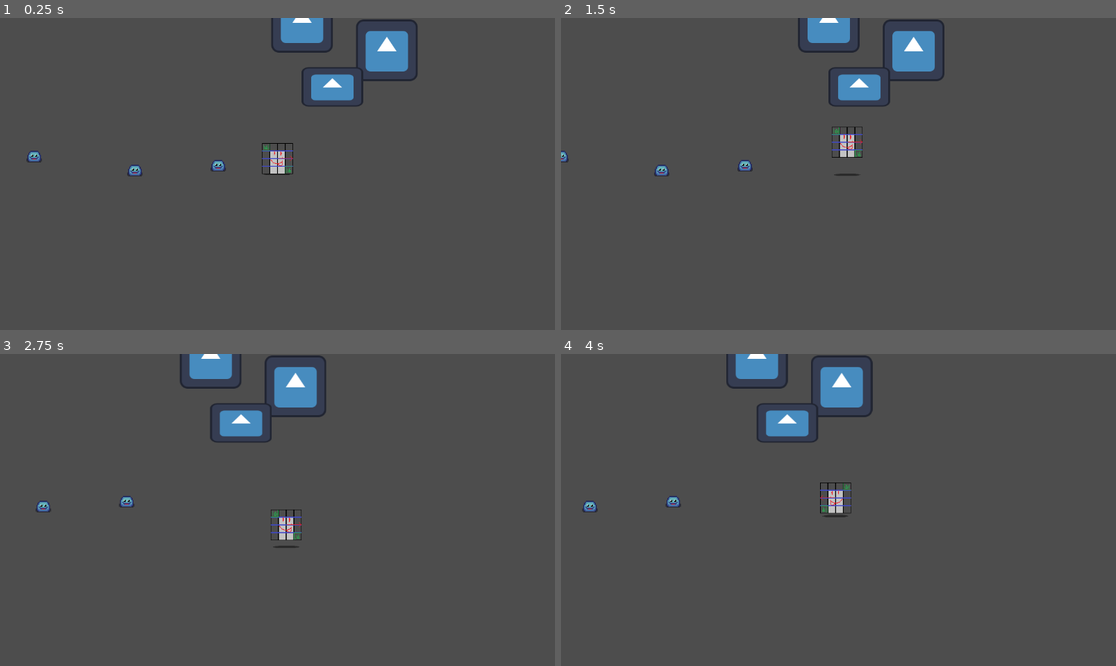
Above: before the commit, frames 1-4 (two rows, left to right).
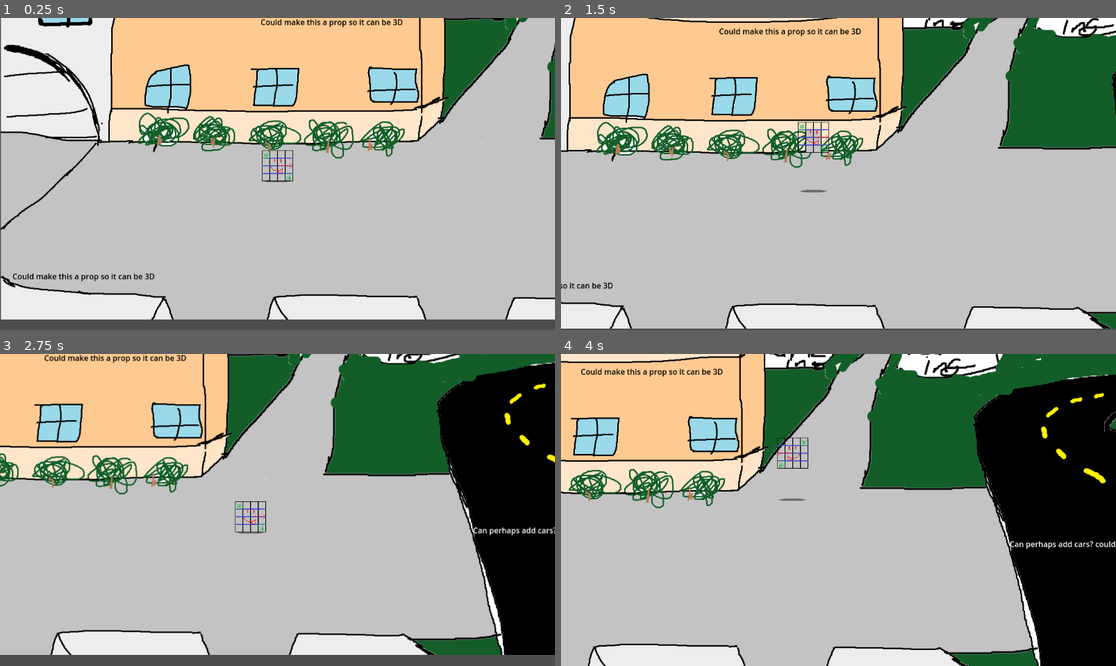
Above: after the commit, the same moments.

Repository: nicojude2005/RowdyBrawl
Game: Godot game, scene res://Level1/level_1.tscn
Two runs of this game, one before a commit and one after it. Both use one fixed random seed, a clock stepped at 60 frames per second and the inputs below. Before the commit the project starts from res://scenes/world_root.tscn. The engine's default icon, where the game draws it, is replaced by a stand-in: a white triangle on a blue panel in a dark square.
Inputs:
- Up to frame 1 (0.25 s): no input
- Up to frame 2 (1.5 s): hold D (right) 0.53-1.28 s; tap F (heavyAttack) at 0.6 s; tap Space (jump) at 0.77, 1.07 s; tap E (lightAttack) at 0.8, 1.35 s; hold S (down) from 1.28 s (still down)
- Up to frame 3 (2.75 s): tap Space (jump) at 1.52, 1.55, 1.82, 2.1 s; release S (down) at 2.03 s; hold D (right) from 2.03 s (still down); tap F (heavyAttack) at 2.3 s
- Up to frame 4 (4 s): release D (right) at 2.78 s; hold W (up) 2.78-3.53 s; tap F (heavyAttack) at 2.85 s; tap Space (jump) at 3.02, 3.32, 3.77, 3.8 s; tap E (lightAttack) at 3.05, 3.6 s; hold A (left) from 3.53 s (still down)

The runs differ from the first frame. In frame 1, 96% of the frame differs, in the area x 0-100%, y 0-97%; in frame 2, 99%; in frame 3, 96%; in frame 4, 99%, in the area x 0-100%, y 0-100%.

Commit message:
BASIC LEVEL
- kinda added a template for the first level
- only half of it is done atm
- also fixed up the camera to have bounds, and it eases between the bounds

Diff:
--- /dev/null
+++ b/rowdybrawl/Level1/level_1.tscn
@@ -0,0 +1,114 @@
+[gd_scene load_steps=11 format=3 uid="uid://cqq8uovueylvg"]
+
+[ext_resource type="PackedScene" uid="uid://b5c8708romg66" path="res://scenes/playerAssociated/the_player.tscn" id="1_dgsmt"]
+[ext_resource type="Texture2D" uid="uid://byohiugj7t85y" path="res://Level1/levelSprites/level1Screen1Larger.png" id="2_im851"]
+
+[sub_resource type="RectangleShape2D" id="RectangleShape2D_im851"]
+size = Vector2(867, 85)
+
+[sub_resource type="RectangleShape2D" id="RectangleShape2D_5mv53"]
+size = Vector2(402.09744, 65.93646)
+
+[sub_resource type="RectangleShape2D" id="RectangleShape2D_e0h6v"]
+size = Vector2(355, 85)
+
+[sub_resource type="RectangleShape2D" id="RectangleShape2D_qtbmi"]
+size = Vector2(321, 78)
+
+[sub_resource type="RectangleShape2D" id="RectangleShape2D_opkmy"]
+size = Vector2(253, 74)
+
+[sub_resource type="RectangleShape2D" id="RectangleShape2D_2h3pg"]
+size = Vector2(86, 331)
+
+[sub_resource type="RectangleShape2D" id="RectangleShape2D_i80g2"]
+size = Vector2(4324, 72)
+
+[sub_resource type="RectangleShape2D" id="RectangleShape2D_jvwuh"]
+size = Vector2(777.48883, 278.24)
+
+[node name="Level1" type="Node2D"]
+
+[node name="RichTextLabel2" type="RichTextLabel" parent="."]
+offset_left = 54.0
+offset_top = -251.0
+offset_right = 350.0
+offset_bottom = -211.0
+theme_override_colors/default_color = Color(0, 0, 0, 1)
+text = "Could make this a prop so it can be 3D
+"
+fit_content = true
+autowrap_mode = 0
+
+[node name="thePlayer" parent="." instance=ExtResource("1_dgsmt")]
+position = Vector2(89, 91)
+
+[node name="Sprite2D" type="Sprite2D" parent="."]
+z_index = -4096
+position = Vector2(2187, 5)
+texture = ExtResource("2_im851")
+
+[node name="level1TallCollision" type="StaticBody2D" parent="Sprite2D"]
+position = Vector2(-2, 1)
+collision_layer = 3
+collision_mask = 3
+
+[node name="CollisionShape2D" type="CollisionShape2D" parent="Sprite2D/level1TallCollision"]
+position = Vector2(-2239.5, -37.5)
+shape = SubResource("RectangleShape2D_im851")
+
+[node name="CollisionShape2D2" type="CollisionShape2D" parent="Sprite2D/level1TallCollision"]
+position = Vector2(-1700, -168.00002)
+rotation = -0.85400605
+shape = SubResource("RectangleShape2D_5mv53")
+
+[node name="CollisionShape2D3" type="CollisionShape2D" parent="Sprite2D/level1TallCollision"]
+position = Vector2(-2504, 360)
+shape = SubResource("RectangleShape2D_e0h6v")
+
+[node name="CollisionShape2D4" type="CollisionShape2D" parent="Sprite2D/level1TallCollision"]
+position = Vector2(-1956.5, 363)
+shape = SubResource("RectangleShape2D_qtbmi")
+
+[node name="CollisionShape2D5" type="CollisionShape2D" parent="Sprite2D/level1TallCollision"]
+position = Vector2(-1486, 369)
+shape = SubResource("RectangleShape2D_opkmy")
+
+[node name="CollisionShape2D6" type="CollisionShape2D" parent="Sprite2D/level1TallCollision"]
+position = Vector2(-2714, 155)
+shape = SubResource("RectangleShape2D_2h3pg")
+
+[node name="CollisionShape2D7" type="CollisionShape2D" parent="Sprite2D/level1TallCollision"]
+position = Vector2(10, -325)
+shape = SubResource("RectangleShape2D_i80g2")
+
+[node name="CollisionShape2D8" type="CollisionShape2D" parent="Sprite2D/level1TallCollision"]
+position = Vector2(-503, 411)
+shape = SubResource("RectangleShape2D_i80g2")
+
+[node name="CollisionShape2D9" type="CollisionShape2D" parent="Sprite2D/level1TallCollision"]
+position = Vector2(1774, -17.000015)
+rotation = 1.1259674
+shape = SubResource("RectangleShape2D_jvwuh")
+
+[node name="RichTextLabel" type="RichTextLabel" parent="."]
+offset_left = -461.0
+offset_top = 277.0
+offset_right = -165.0
+offset_bottom = 317.0
+theme_override_colors/default_color = Color(0, 0, 0, 1)
+text = "Could make this a prop so it can be 3D
+"
+fit_content = true
+autowrap_mode = 0
+
+[node name="RichTextLabel3" type="RichTextLabel" parent="."]
+offset_left = 944.0
+offset_top = 107.0
+offset_right = 1240.0
+offset_bottom = 147.0
+theme_override_colors/default_color = Color(1, 1, 1, 1)
+text = "Can perhaps add cars? could be silly
+"
+fit_content = true
+autowrap_mode = 0
--- a/rowdybrawl/project.godot
+++ b/rowdybrawl/project.godot
@@ -11,7 +11,7 @@
 [application]
 
 config/name="RowdyBrawl"
-run/main_scene="uid://v6gwxb55ikb1"
+run/main_scene="uid://cqq8uovueylvg"
 config/features=PackedStringArray("4.5", "Forward Plus")
 config/icon="res://sprites/icon.svg"
 
--- a/rowdybrawl/scripts/camera_manager.gd
+++ b/rowdybrawl/scripts/camera_manager.gd
@@ -4,5 +4,24 @@
 @onready var playerReference : player = self.get_parent()
 @onready var camera2d: Camera2D = $Camera2D
 
+#reminder that smaller values correspond to higher up on the screen
+var topLimit := -70
+var bottomLimit := 20.0
+
+var topOfStage := -167.0
+var bottomOfStage := 300.0
+
+var leftSideStop := 100.0
+var rightSideStop := 3700.0
+
+var trackPos : Vector2
+
 func _process(_delta: float) -> void:
-	camera2d.position.x = playerReference.playerBody.position.x
+	trackPos = playerReference.hit_box.global_position
+
+	if trackPos.x > leftSideStop and trackPos.y < rightSideStop:
+		camera2d.position.x = trackPos.x
+
+	if trackPos.y > topOfStage and trackPos.y < bottomOfStage:
+		camera2d.position.y = lerpf(topLimit, bottomLimit, (trackPos.y - topOfStage) / (bottomOfStage - topOfStage))
+		#camera2d.position.y = trackPos.y
--- a/rowdybrawl/scripts/enemy.gd
+++ b/rowdybrawl/scripts/enemy.gd
@@ -55,23 +55,23 @@
 		applyFrictionX()
 		applyFrictionY()
 
-	if hitTimer <= 0 and stun_timer <= 0:
-		spawnAttack(ENEMY_EXAMPLE_ATTACK, .2, 1, 10)
-		hitTimer = 2;
-	elif stun_timer <= 0:
-		hitTimer -= delta
+	#if hitTimer <= 0 and stun_timer <= 0:
+		#spawnAttack(ENEMY_EXAMPLE_ATTACK, .2, 1, 10)
+		#hitTimer = 2;
+	#elif stun_timer <= 0:
+		#hitTimer -= delta
 
 	# Only chase if not stunned
-	if chase and playerRef and stun_timer <= 0 and enemy_alive:
-		var direction = (playerRef.global_position - global_position).normalized()
-
-		#velocity = direction * speed
-		animated_sprite_2d.play("walk")
-		animated_sprite_2d.flip_h = global_position.x > playerRef.global_position.x
-	else:
-		if  stun_timer > 0:
-			#velocity = Vector2.ZERO
-			animated_sprite_2d.play("idle")
+	#if chase and playerRef and stun_timer <= 0 and enemy_alive:
+		#var direction = (playerRef.global_position - global_position).normalized()
+#
+		##velocity = direction * speed
+		#animated_sprite_2d.play("walk")
+		#animated_sprite_2d.flip_h = global_position.x > playerRef.global_position.x
+	#else:
+		#if  stun_timer > 0:
+			##velocity = Vector2.ZERO
+			#animated_sprite_2d.play("idle")
 
 	# Combine movement and knockback
 	if !grounded:
--- a/rowdybrawl/scripts/the_player.gd
+++ b/rowdybrawl/scripts/the_player.gd
@@ -9,7 +9,6 @@
 @onready var rich_text_label: RichTextLabel = $playerBody/RichTextLabel
 @onready var shadow: Sprite2D = $playerBody/shadow
 @onready var hit_box: Node2D = $playerBody/hitBox
-@onready var enemy_attack_cooldown_timer: Timer = $playerBody/enemy_attack_cooldown_timer
 
 const LIGHT_ATTACK = preload("uid://cclox11udehj4")
 const HEAVY_ATTACK = preload("uid://df6js1m8i34eb")
@@ -22,16 +21,16 @@
 var player_alive = true
 
 var facingDir = 1
-var maxSpeed = 100
+var maxSpeed = 200
 var accelaration = 20
-var groundFriction = 10      # these set up basic ground movement
+var groundFriction = 15   # these set up basic ground movement
 var yReductionPercent = 0.7
 
 var playerYPosition : float = 0.0
 var playerYVelocity : float = 0.0 # to handle movement in the (half-fake) Z direction
 
 var grounded = true                # handles jumping and falling
-var jumpVelocity : float = 300
+var jumpVelocity : float = 400
 var gravity: int = ProjectSettings.get_setting("physics/2d/default_gravity")
 
 var stun_timer := 0.0
@@ -91,7 +90,7 @@
 				playerBody.velocity.x += accelaration
 
 	if Input.is_action_pressed("up"):
-		if playerBody.velocity.y > -maxSpeed * yReductionPercent:
+		if playerBody.velocity.y > (-maxSpeed * yReductionPercent):
 			if !grounded:
 				playerBody.velocity.y -= accelaration * yReductionPercent * 0.1
 			else:
@@ -143,6 +142,7 @@
 	if comboTimer > 0:
 		comboString += attack
 		comboTimer = comboChainTime
+		print(comboString)
 		match comboString:
 #			flurry of light attacks
 			"LL":
@@ -150,6 +150,15 @@
 			"LLL":
 				currentAttack = spawnAttack(LIGHT_ATTACK, 0.15, 0.1, 10)
 				applyKnockback(Vector2(facingDir,0), 100)
+
+#			special debug combo to fly forward
+			"LLLL":
+				currentAttack = spawnAttack(LIGHT_ATTACK, 0, 0,0)
+			"LLLLL":
+				currentAttack = spawnAttack(LIGHT_ATTACK, 0, 0,0)
+			"LLLLLS":
+				currentAttack = spawnAttack(AIR_HEAVY_ATTACK, 0, 0,0)
+				applyKnockback(Vector2(facingDir,.2), 1000)
 #			Classic Combo
 			"LLH":
 				currentAttack = spawnAttack(HEAVY_ATTACK, 0.3, 0.4, 20)
@@ -253,7 +262,7 @@
 
 
 func applyFrictionY():
-	if abs(playerBody.velocity.y) > groundFriction:   # if the player is moving faster than the friction force
+	if abs(playerBody.velocity.y) > groundFriction * yReductionPercent:   # if the player is moving faster than the friction force
 		playerBody.velocity.y -= (playerBody.velocity.y / abs(playerBody.velocity.y)) * groundFriction * yReductionPercent # subtracts friction force opposite of their direction of movement
 	else:
 		playerBody.velocity.y = 0
Binary file added: rowdybrawl/Level1/levelSprites/level1Screen1Larger.png
Not shown, added: rowdybrawl/Level1/levelSprites/level1Screen1Larger.png.import
Not shown: 1 places in rowdybrawl/scenes/playerAssociated/camera_manager.tscn that only renumber resources
Not shown, added: rowdybrawl/Level1/level_1.tscn3864814513.tmp
